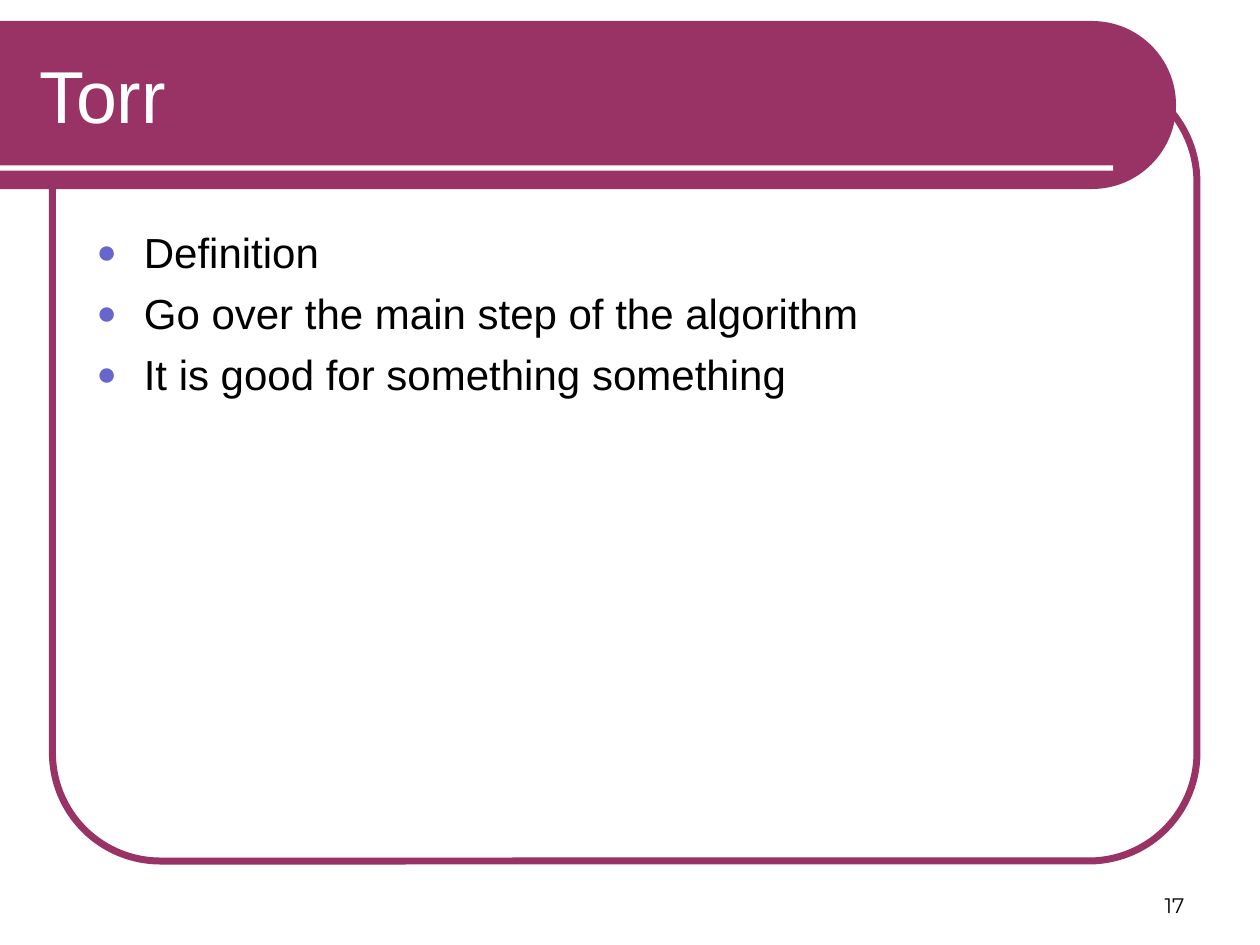
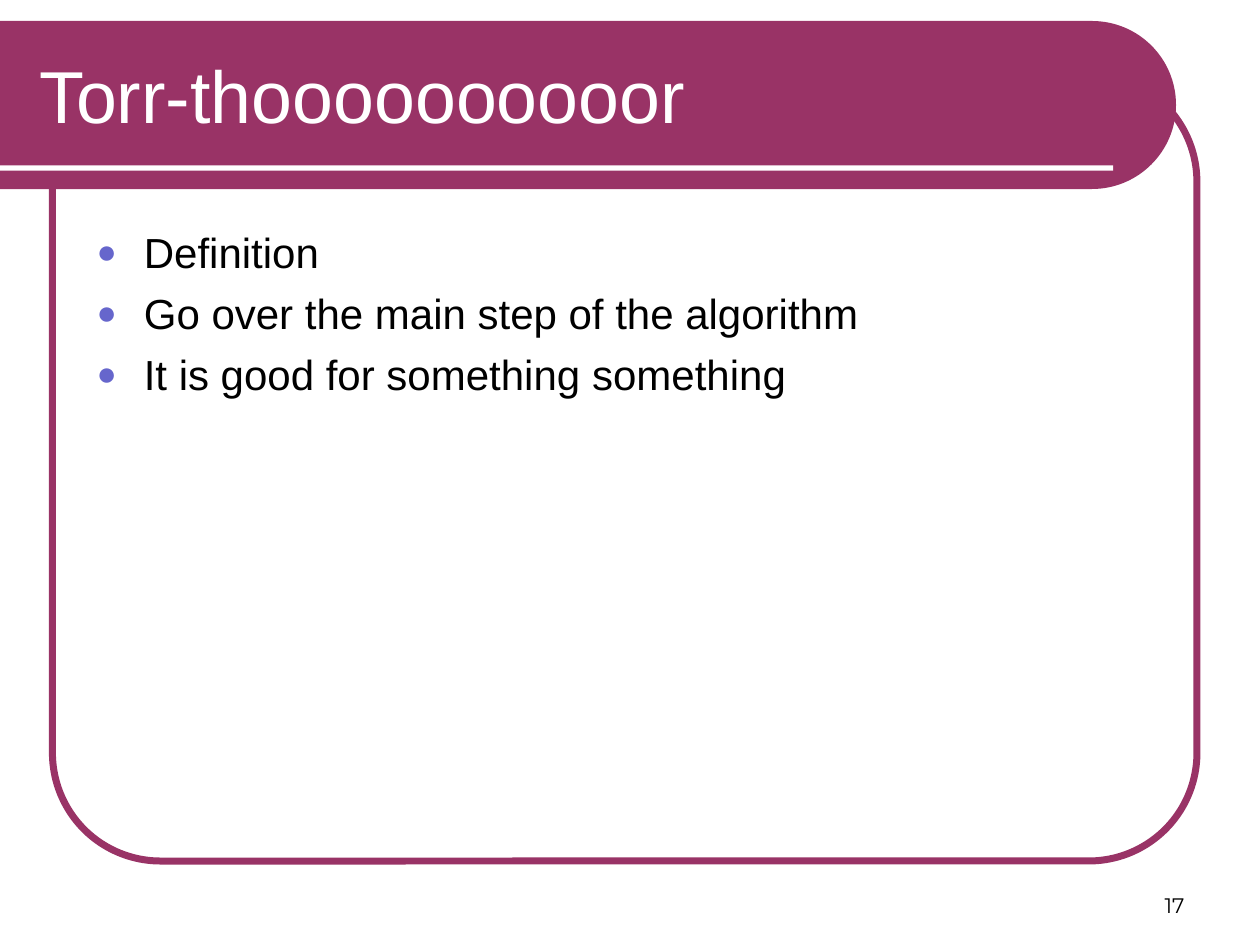
Before and after one commit to RSIP/SSI-SemanticSegmentation, a slide deck: slide 17 of template_slides.ppt. Drawn at 1260x945 pixels with LibreOffice and Linux fonts; fonts in the diff are those of the drawing. Boxes give left, top, right and bottom in pixels: in the first picture for what was removed or moved away, otherwise in the second. Text is boxed around its words. In the diff, an @@ line names an element or a change of style, - is before the commit and + after.

```diff
--- a/template_slides.ppt
+++ b/template_slides.ppt
@@ title at (39, 69, 684, 124): text changed @@
-Torr
+Torr-thoooooooooor
```
Also in this commit, not shown: 5 other slides changed.
